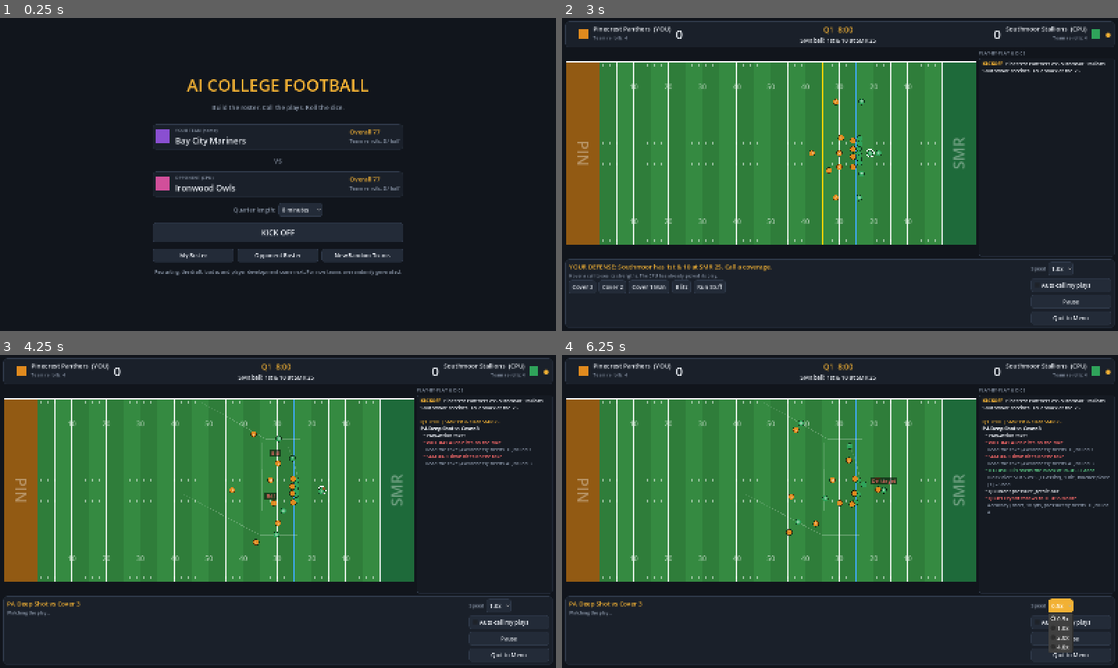
Above: before the commit, frames 1-4 (two rows, left to right).
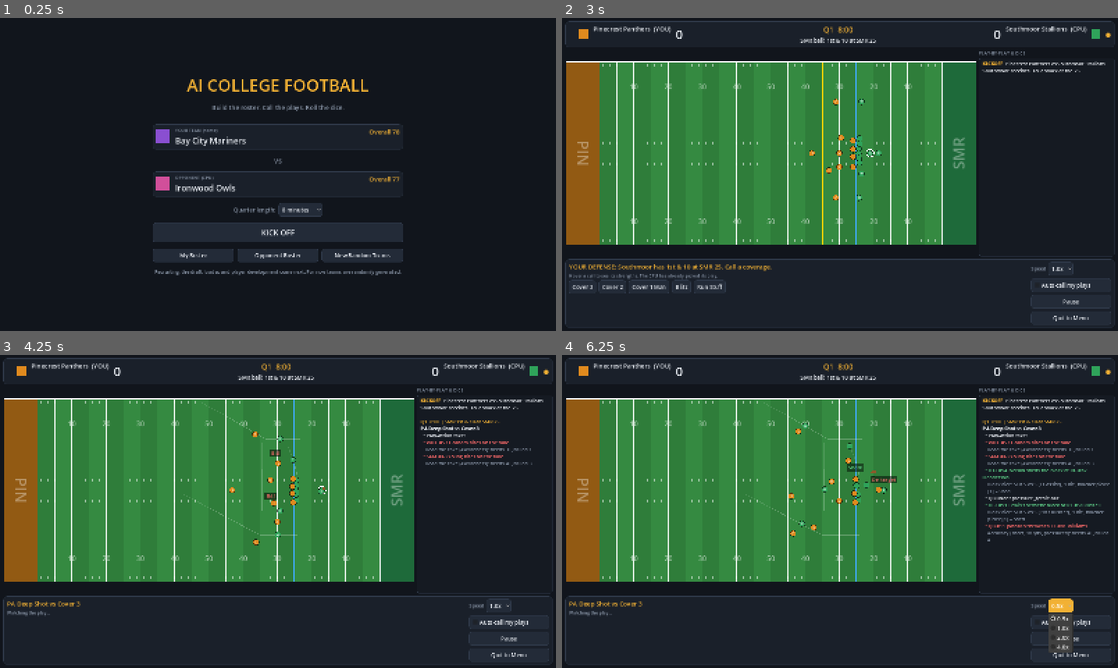
Above: after the commit, the same moments.

Repository: kylebess9/CollegeFootballGame
Game: Godot game, scene res://scenes/main.tscn
The game is run twice, just before and just after one commit, with the same random seed, the same clock (stepped at 60 frames per second) and the same inputs.
Inputs:
- Up to frame 1 (0.25 s): no input
- Up to frame 2 (3 s): click "New Random Teams" at 0.5 s; click "New Random Teams" at 1.25 s; click "8 minutes" at 2 s; click "KICK OFF" at 2.75 s
- Up to frame 3 (4.25 s): click "Cover 3" at 3.5 s
- Up to frame 4 (6.25 s): click "1.0x" at 4.25 s; click "Auto-call my plays" at 5 s; click "0.5x" at 5.75 s

The runs differ from the first frame. In frame 1, 0.4% of the frame differs, in the area x 62-72%, y 35-56%; in frame 2, less than 0.1%; in frame 3, 0.4%; in frame 4, 2.0%, in the area x 5-99%, y 5-60%.

Commit message:
Remove team re-roll mechanic
The player never interacted with team re-rolls (they were spent
automatically on key catches/tackles), so the mechanic just added
unexplained swings without giving the player any control over them.

Removes the reroll field from Team/TeamGenerator, the per-game reroll
tracking in GameState, the team_reroll branch in PlaySim._test(), and
the UI labels that displayed the counter. Headless regression
(redzone_check) still shows zero scoring/boundary bugs; balance_test
shows scoring shifted up modestly (~39 -> ~43 pts/team) since tackles
and catches in clutch spots lose their extra save roll — within the
normal variance for a 20-game sample, no further tuning needed yet.

Closes #6

Co-Authored-By: Claude Sonnet 5 <noreply@anthropic.com>
Claude-Session: https://claude.ai/code/session_018bt1o3jxtN4yZc4hhA7q4e

Diff:
--- a/scripts/data/team.gd
+++ b/scripts/data/team.gd
@@ -7,8 +7,6 @@
 @export var abbrev := ""
 @export var color := Color.BLUE
 @export var roster: Array[FootballPlayer] = []
-## Team re-rolls available each half, like Blood Bowl. Think of it as coaching quality.
-@export var rerolls := 3
 
 const OFFENSE_SLOTS: Array[String] = ["QB", "RB", "WR1", "WR2", "WR3", "TE", "LT", "LG", "C", "RG", "RT"]
 const DEFENSE_SLOTS: Array[String] = ["DE1", "DT1", "DT2", "DE2", "WILL", "MIKE", "SAM", "CB1", "CB2", "SS", "FS"]
--- a/scripts/data/team_generator.gd
+++ b/scripts/data/team_generator.gd
@@ -87,7 +87,6 @@
 	t.mascot = s[1]
 	t.abbrev = s[2]
 	t.color = color
-	t.rerolls = rng.randi_range(2, 4)
 	var used_numbers := {}
 	for pos in ROSTER_COUNTS:
 		for i in int(ROSTER_COUNTS[pos]):
--- a/scripts/sim/game_state.gd
+++ b/scripts/sim/game_state.gd
@@ -16,7 +16,6 @@
 var spot_y := FIELD_W * 0.5
 var down := 1
 var to_go := 10
-var rerolls: Array[int] = [3, 3]
 var over := false
 var dice: Dice
 var stats := [
@@ -30,7 +29,6 @@
 	quarter_length = quarter_minutes * 60.0
 	clock = quarter_length
 	dice = dice_in
-	rerolls = [home.rerolls, away.rerolls]
 
 
 func offense() -> Team:
@@ -72,8 +70,6 @@
 func apply_play(res: Dictionary, was_run: bool) -> Array[String]:
 	var lines: Array[String] = []
 	var off := possession
-	rerolls[off] = int(res["rerolls_off"])
-	rerolls[1 - off] = int(res["rerolls_def"])
 	var kind: String = res["kind"]
 	var yards: int = res["yards"]
 	# Safety net: any gain that reaches the end zone is a touchdown.
@@ -255,7 +251,6 @@
 		lines.append("--- HALFTIME ---")
 		quarter = 3
 		clock = quarter_length
-		rerolls = [teams[0].rerolls, teams[1].rerolls]
 		lines.append_array(_kickoff(HOME))
 	elif quarter >= 4:
 		over = true
--- a/scripts/sim/play_sim.gd
+++ b/scripts/sim/play_sim.gd
@@ -49,7 +49,6 @@
 var done := false
 var result := {}
 var events: Array[Dictionary] = []
-var rerolls := {SimActor.Side.OFFENSE: 0, SimActor.Side.DEFENSE: 0}
 
 # Ball
 var holder: SimActor = null
@@ -82,7 +81,7 @@
 
 
 func setup(offense: Team, defense: Team, off_call: String, def_call: String, ball_on: float, spot_y: float,
-		situation: Dictionary, off_rerolls: int, def_rerolls: int, dice_in: Dice) -> void:
+		situation: Dictionary, dice_in: Dice) -> void:
 	dice = dice_in
 	off_team = offense
 	def_team = defense
@@ -96,8 +95,6 @@
 	ball_y = clampf(spot_y, HASH_LEFT, HASH_RIGHT)
 	down = int(situation.get("down", 1))
 	to_go = int(situation.get("to_go", 10))
-	rerolls[SimActor.Side.OFFENSE] = off_rerolls
-	rerolls[SimActor.Side.DEFENSE] = def_rerolls
 	run_side = 1 if dice.rng.randf() < 0.5 else -1
 	_build_offense()
 	_build_defense()
@@ -319,8 +316,8 @@
 	events.append({"t": t, "text": text, "pos": at, "ok": ok, "detail": detail, "short": short})
 
 
-## A Blood Bowl style test: roll a d6, need target or higher. Skills and team re-rolls can save a failure.
-func _test(a: SimActor, target: int, label: String, skill: String = "", team_reroll := false) -> Dictionary:
+## A Blood Bowl style test: roll a d6, need target or higher. A matching skill can save a failure.
+func _test(a: SimActor, target: int, label: String, skill: String = "") -> Dictionary:
 	target = Dice.clamp_target(target)
 	var first := dice.d6()
 	var roll := first
@@ -330,11 +327,6 @@
 		roll = dice.d6()
 		ok = roll >= target
 		detail += ", %s re-roll %d" % [skill, roll]
-	elif not ok and team_reroll and rerolls[a.side] > 0:
-		rerolls[a.side] -= 1
-		roll = dice.d6()
-		ok = roll >= target
-		detail += ", TEAM RE-ROLL %d (%d left)" % [roll, rerolls[a.side]]
 	return {"ok": ok, "roll": roll, "first": first, "target": target, "detail": detail}
 
 
@@ -1115,14 +1107,12 @@
 		mod2 += 1
 	elif ball_quality == "duck":
 		mod2 += 2
-	var air_yards := ball_to.x - los
-	var use_team := down >= 3 or air_yards >= 15.0
 	var label := "Catch (Hands%s%s)" % [
 		", %d defender%s close" % [marks, "" if marks == 1 else "s"] if marks > 0 else "",
 		", off target" if ball_quality != "good" else ""]
 	if defended:
 		label = label.trim_suffix(")") + ", tipped)"
-	var res2 := _test(rec, 7 - rec.r("hnd") + mod2, label, "Soft Hands", use_team)
+	var res2 := _test(rec, 7 - rec.r("hnd") + mod2, label, "Soft Hands")
 	if not res2["ok"]:
 		_end_incomplete("Pass incomplete, dropped by %s" % rec.tag(), res2["detail"])
 		return
@@ -1190,17 +1180,12 @@
 		assists = mini(assists, 2)
 		var elusive := 1 if c.has_skill("Elusive") else 0
 		var target := 2 + maxi(0, c.r("agi") - d.r("tkl")) / 2 + engaged_pen + dive - assists + elusive
-		var breaking_free := true
-		for o in opps:
-			if o != d and o.is_up() and o.pos.distance_to(c.pos) < 4.0:
-				breaking_free = false
-		var near_goal := (c.pos.x > OPP_GOAL - 12.0) if c.side == SimActor.Side.OFFENSE else (c.pos.x < OWN_GOAL + 12.0)
 		var label := "%s (%s Tackling %d vs Agility %d%s%s%s)" % [
 			"Diving tackle" if dive > 0 else "Tackle", d.slot, d.r("tkl"), c.r("agi"),
 			", %d helping" % assists if assists > 0 else "",
 			", engaged" if engaged_pen > 0 else "",
 			", Elusive" if elusive > 0 else ""]
-		var res := _test(d, target, label, "Sure Tackler", breaking_free or near_goal)
+		var res := _test(d, target, label, "Sure Tackler")
 		# Gang tackle: when help is already making it a 2+, a failed roll gets one more chance.
 		if not res["ok"] and assists > 0 and target <= 2:
 			var r2 := dice.d6()
@@ -1313,7 +1298,5 @@
 	if not r.has("end_y"):
 		r["end_y"] = holder.pos.y if holder != null else ball_y
 	r["duration"] = t
-	r["rerolls_off"] = rerolls[SimActor.Side.OFFENSE]
-	r["rerolls_def"] = rerolls[SimActor.Side.DEFENSE]
 	r["thrown"] = thrown_at >= 0.0
 	result = r
--- a/scripts/ui/main_menu.gd
+++ b/scripts/ui/main_menu.gd
@@ -84,7 +84,6 @@
 	h.add_child(v)
 	var stats := VBoxContainer.new()
 	stats.add_child(UiStyle.label("Overall %d" % t.team_overall(), 18, UiStyle.ACCENT))
-	stats.add_child(UiStyle.label("Team re-rolls: %d / half" % t.rerolls, 14, UiStyle.MUTED))
 	h.add_child(stats)
 	panel.add_child(h)
 	return panel
--- a/scripts/ui/match_screen.gd
+++ b/scripts/ui/match_screen.gd
@@ -25,8 +25,6 @@
 var down_label: Label
 var poss_home: Label
 var poss_away: Label
-var rr_home: Label
-var rr_away: Label
 var final_panel: PanelContainer
 
 var sim: PlaySim
@@ -113,8 +111,6 @@
 	h.add_child(UiStyle.color_chip(home.color, 26))
 	var hv := VBoxContainer.new()
 	hv.add_child(UiStyle.label(home.display_name() + "  (YOU)", 18))
-	rr_home = UiStyle.label("", 13, UiStyle.MUTED)
-	hv.add_child(rr_home)
 	h.add_child(hv)
 	score_home = UiStyle.label("0", 36, UiStyle.TEXT)
 	h.add_child(score_home)
@@ -135,9 +131,6 @@
 	var an := UiStyle.label(away.display_name() + "  (CPU)", 18)
 	an.horizontal_alignment = HORIZONTAL_ALIGNMENT_RIGHT
 	av.add_child(an)
-	rr_away = UiStyle.label("", 13, UiStyle.MUTED)
-	rr_away.horizontal_alignment = HORIZONTAL_ALIGNMENT_RIGHT
-	av.add_child(rr_away)
 	h.add_child(av)
 	h.add_child(UiStyle.color_chip(away.color, 26))
 	poss_away = UiStyle.label("●", 18, UiStyle.ACCENT)
@@ -204,8 +197,6 @@
 	down_label.text = "" if gs.over else "%s ball: %s" % [gs.offense().abbrev, gs.down_text()]
 	poss_home.modulate.a = 1.0 if gs.possession == 0 and not gs.over else 0.0
 	poss_away.modulate.a = 1.0 if gs.possession == 1 and not gs.over else 0.0
-	rr_home.text = "Team re-rolls: %d" % gs.rerolls[0]
-	rr_away.text = "Team re-rolls: %d" % gs.rerolls[1]
 
 
 func _log_line(bb: String) -> void:
@@ -274,7 +265,7 @@
 func _show_lineup() -> void:
 	var p := PlaySim.new()
 	p.setup(gs.offense(), gs.defense(), "Inside Run", "Cover 3", gs.ball_on, gs.spot_y,
-		gs.situation(), 0, 0, Dice.new(1))
+		gs.situation(), Dice.new(1))
 	if sim != null:
 		sim.dispose()
 	sim = p
@@ -328,7 +319,7 @@
 	call_hint.text = "Watching the play..."
 	sim = PlaySim.new()
 	sim.setup(gs.offense(), gs.defense(), pending_off, pending_def, gs.ball_on, gs.spot_y,
-		gs.situation(), gs.rerolls[gs.possession], gs.rerolls[1 - gs.possession], dice)
+		gs.situation(), dice)
 	sim_was_run = Playbook.is_run(pending_off)
 	sim_off_is_me = gs.possession == me
 	field.preview = false
--- a/scripts/ui/roster_screen.gd
+++ b/scripts/ui/roster_screen.gd
@@ -25,7 +25,7 @@
 	var spacer := Control.new()
 	spacer.size_flags_horizontal = Control.SIZE_EXPAND_FILL
 	header.add_child(spacer)
-	header.add_child(UiStyle.label("Overall %d   |   Team re-rolls %d per half   |   ★ = starter" % [team.team_overall(), team.rerolls], 16, UiStyle.MUTED))
+	header.add_child(UiStyle.label("Overall %d   |   ★ = starter" % team.team_overall(), 16, UiStyle.MUTED))
 	root.add_child(header)
 
 	var body := HBoxContainer.new()
@@ -95,5 +95,4 @@
 	s += "[color=#f2b134][b]SKILLS[/b][/color]\n"
 	for k in FootballPlayer.SKILLS:
 		s += "[b]%s[/b]: %s\n" % [k, FootballPlayer.SKILLS[k]]
-	s += "\n[color=#f2b134][b]TEAM RE-ROLLS[/b][/color]\nUsed automatically on key failed catches and tackles. Refills at halftime."
 	return s
--- a/tests/balance_test.gd
+++ b/tests/balance_test.gd
@@ -18,7 +18,7 @@
 			var s := {"yds": 0.0, "succ": 0, "cmp": 0, "att": 0, "sack": 0, "to": 0, "big": 0, "secs": 0.0}
 			for i in reps:
 				var sim := PlaySim.new()
-				sim.setup(a, b, off, de, 35.0, 26.67, {"down": 1, "to_go": 10}, 0, 0, dice)
+				sim.setup(a, b, off, de, 35.0, 26.67, {"down": 1, "to_go": 10}, dice)
 				var r := sim.run_to_end()
 				var y: int = r["yards"]
 				if r["turnover"]:
@@ -69,8 +69,7 @@
 				continue
 			var dc := CoachAI.pick_defense(gs, rng)
 			var sim := PlaySim.new()
-			sim.setup(gs.offense(), gs.defense(), oc, dc, gs.ball_on, gs.spot_y, gs.situation(),
-				gs.rerolls[gs.possession], gs.rerolls[1 - gs.possession], dice)
+			sim.setup(gs.offense(), gs.defense(), oc, dc, gs.ball_on, gs.spot_y, gs.situation(), dice)
 			gs.apply_play(sim.run_to_end(), Playbook.is_run(oc))
 			sim.dispose()
 		pts += gs.score[0] + gs.score[1]
--- a/tests/game_log.gd
+++ b/tests/game_log.gd
@@ -20,7 +20,7 @@
 		else:
 			var dc := CoachAI.pick_defense(gs, rng)
 			var sim := PlaySim.new()
-			sim.setup(gs.offense(), gs.defense(), oc, dc, gs.ball_on, gs.spot_y, gs.situation(), gs.rerolls[gs.possession], gs.rerolls[1 - gs.possession], dice)
+			sim.setup(gs.offense(), gs.defense(), oc, dc, gs.ball_on, gs.spot_y, gs.situation(), dice)
 			var r := sim.run_to_end()
 			oc += " v " + dc + " [" + r["kind"] + "]"
 			lines = gs.apply_play(r, Playbook.is_run(oc))
--- a/tests/redzone_check.gd
+++ b/tests/redzone_check.gd
@@ -17,7 +17,7 @@
 			for i in 90:
 				var sim := PlaySim.new()
 				var spot := 70.0 + (i % 4) * 7.0 # 70, 77, 84, 91
-				sim.setup(a, b, off, de, spot, 26.67, {"down": 1, "to_go": 10}, 0, 0, dice)
+				sim.setup(a, b, off, de, spot, 26.67, {"down": 1, "to_go": 10}, dice)
 				var r := sim.run_to_end()
 				# Every catch and interception must happen inside the field of play.
 				for e in sim.events:
Not shown, changed: README.md
